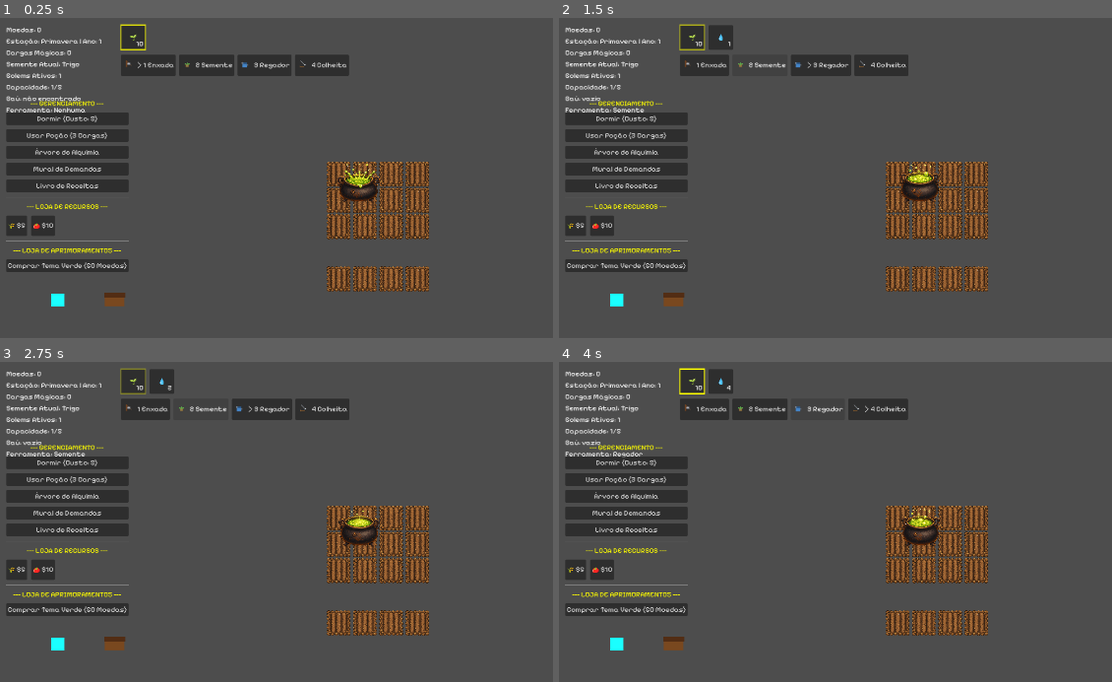
Above: before the commit, frames 1-4 (two rows, left to right).
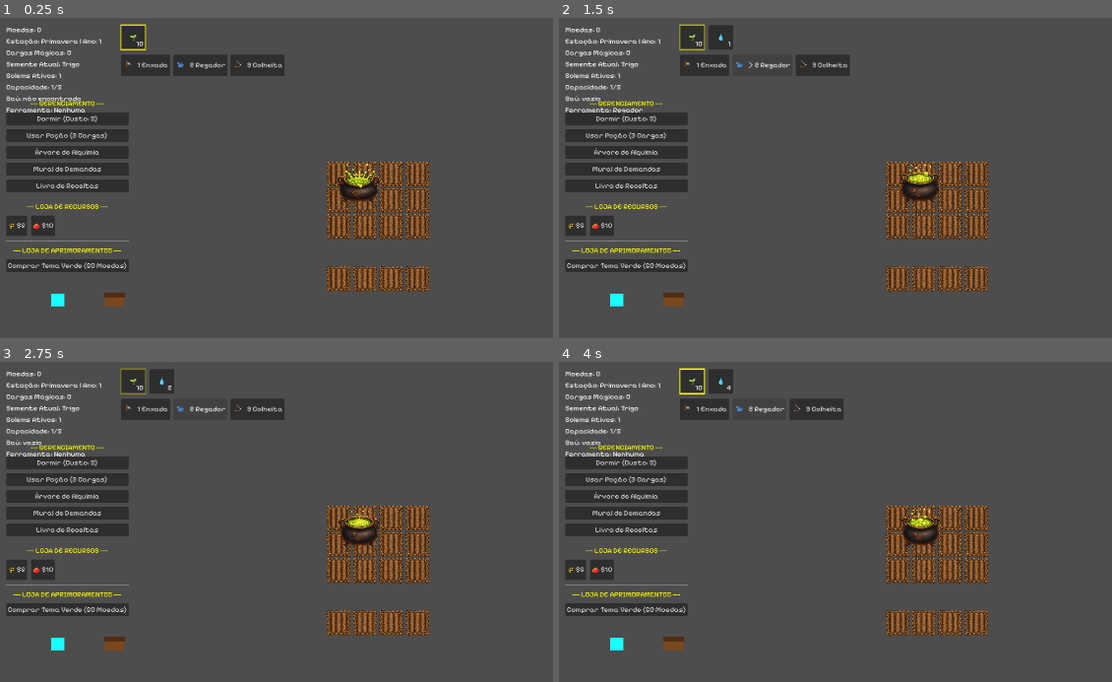
Above: after the commit, the same moments.

Repository: LeandroSatsuki/Cauldron-Crops
Game: Godot game, scene res://Scenes/Main.tscn
Same seed, same stepped clock (60 frames per second), same inputs: the game is played once before the commit and once after it.
Inputs (mouse positions are in pixels of both pictures, inside the frame that each line leads up to):
- Up to frame 1 (0.25 s): no input
- Up to frame 2 (1.5 s): click "> 1 Enxada" (after the commit: "1 Enxada") at 0.5 s; click (763, 66) at 1.25 s, where only the run before the commit has a clickable "> 2 Semente"
- Up to frame 3 (2.75 s): click (199, 410) at 2 s, where only the run before the commit has a clickable "2 Semente"
- Up to frame 4 (4 s): click "> 3 Regador" (after the commit: "2 Regador") at 2.75 s; click "3 Regador" (after the commit: "> 2 Regador") at 3.5 s

The runs differ from the first frame. In frame 1, 1.0% of the frame differs, in the area x 24-64%, y 11-19%; in frame 2, 0.8%; in frame 3, 0.9%; in frame 4, 0.9%.

Commit message:
ui: ajusta toolbar de ferramentas

Diff:
--- a/Scenes/UI.tscn
+++ b/Scenes/UI.tscn
@@ -4,9 +4,8 @@
 [ext_resource type="PackedScene" path="res://Scenes/SellMenu.tscn" id="2_sellscene"]
 [ext_resource type="Theme" path="res://Themes/pixel_ui_theme.tres" id="3_pixeltheme"]
 [ext_resource type="Texture2D" path="res://Assets/Tools/tool_hoe.png" id="4_toolhoe"]
-[ext_resource type="Texture2D" path="res://Assets/Tools/tool_seed.png" id="5_toolseed"]
-[ext_resource type="Texture2D" path="res://Assets/Tools/tool_watering_can.png" id="6_toolwateringcan"]
-[ext_resource type="Texture2D" path="res://Assets/Tools/tool_harvest.png" id="7_toolharvest"]
+[ext_resource type="Texture2D" path="res://Assets/Tools/tool_watering_can.png" id="5_toolwateringcan"]
+[ext_resource type="Texture2D" path="res://Assets/Tools/tool_harvest.png" id="6_toolharvest"]
 
 [node name="UI" type="CanvasLayer" unique_id=570246364]
 script = ExtResource("1_uigd")
@@ -65,23 +64,17 @@
 tooltip_text = "Enxada"
 text = "1 Enxada"
 
-[node name="BtnToolSeed" type="Button" parent="ToolBarPanel" unique_id=1730000003]
-layout_mode = 2
-icon = ExtResource("5_toolseed")
-tooltip_text = "Semente"
-text = "2 Semente"
-
 [node name="BtnToolWateringCan" type="Button" parent="ToolBarPanel" unique_id=1730000004]
 layout_mode = 2
-icon = ExtResource("6_toolwateringcan")
+icon = ExtResource("5_toolwateringcan")
 tooltip_text = "Regador"
-text = "3 Regador"
+text = "2 Regador"
 
 [node name="BtnToolHarvest" type="Button" parent="ToolBarPanel" unique_id=1730000005]
 layout_mode = 2
-icon = ExtResource("7_toolharvest")
+icon = ExtResource("6_toolharvest")
 tooltip_text = "Colheita"
-text = "4 Colheita"
+text = "3 Colheita"
 
 [node name="LeftPanel" type="VBoxContainer" parent="." unique_id=1703485619]
 offset_left = 20.0
--- a/Scripts/ToolManager.gd
+++ b/Scripts/ToolManager.gd
@@ -12,6 +12,7 @@
 
 func select_tool(tool: ToolType) -> void:
 	if active_tool == tool:
+		clear_tool()
 		return
 
 	active_tool = tool
@@ -30,7 +31,11 @@
 	select_tool(ToolType.HARVEST)
 
 func clear_tool() -> void:
-	select_tool(ToolType.NONE)
+	if active_tool == ToolType.NONE:
+		return
+
+	active_tool = ToolType.NONE
+	print("ToolManager: ferramenta ativa = %s" % get_tool_name(active_tool))
 
 func get_active_tool() -> ToolType:
 	return active_tool
--- a/Scripts/UI.gd
+++ b/Scripts/UI.gd
@@ -18,7 +18,6 @@
 @onready var comprar_cosmetico_button: Button = $LeftPanel/ComprarCosmeticoButton
 @onready var tool_bar_panel: HBoxContainer = $ToolBarPanel
 @onready var tool_hoe_button: Button = $ToolBarPanel/BtnToolHoe
-@onready var tool_seed_button: Button = $ToolBarPanel/BtnToolSeed
 @onready var tool_watering_can_button: Button = $ToolBarPanel/BtnToolWateringCan
 @onready var tool_harvest_button: Button = $ToolBarPanel/BtnToolHarvest
 @onready var comprar_trigo_button: Button = $LeftPanel/GridSementes/ComprarTrigoButton
@@ -80,9 +79,6 @@
 	if tool_hoe_button:
 		if not tool_hoe_button.pressed.is_connected(_on_tool_hoe_button_pressed):
 			tool_hoe_button.pressed.connect(_on_tool_hoe_button_pressed)
-	if tool_seed_button:
-		if not tool_seed_button.pressed.is_connected(_on_tool_seed_button_pressed):
-			tool_seed_button.pressed.connect(_on_tool_seed_button_pressed)
 	if tool_watering_can_button:
 		if not tool_watering_can_button.pressed.is_connected(_on_tool_watering_can_button_pressed):
 			tool_watering_can_button.pressed.connect(_on_tool_watering_can_button_pressed)
@@ -199,12 +195,9 @@
 		_selecionar_enxada()
 		get_viewport().set_input_as_handled()
 	elif event is InputEventKey and event.pressed and not event.echo and event.keycode == KEY_2:
-		_selecionar_semente()
+		_selecionar_regador()
 		get_viewport().set_input_as_handled()
 	elif event is InputEventKey and event.pressed and not event.echo and event.keycode == KEY_3:
-		_selecionar_regador()
-		get_viewport().set_input_as_handled()
-	elif event is InputEventKey and event.pressed and not event.echo and event.keycode == KEY_4:
 		_selecionar_colheita()
 		get_viewport().set_input_as_handled()
 
@@ -291,10 +284,9 @@
 	if tool_bar_panel:
 		tool_bar_panel.mouse_filter = Control.MOUSE_FILTER_IGNORE
 
-	_atualizar_texto_botao_ferramenta(tool_hoe_button, "1 Enxada", _is_tool_active(0))
-	_atualizar_texto_botao_ferramenta(tool_seed_button, "2 Semente", _is_tool_active(1))
-	_atualizar_texto_botao_ferramenta(tool_watering_can_button, "3 Regador", _is_tool_active(2))
-	_atualizar_texto_botao_ferramenta(tool_harvest_button, "4 Colheita", _is_tool_active(3))
+	_atualizar_texto_botao_ferramenta(tool_hoe_button, "1 Enxada", _is_tool_active(1))
+	_atualizar_texto_botao_ferramenta(tool_watering_can_button, "2 Regador", _is_tool_active(3))
+	_atualizar_texto_botao_ferramenta(tool_harvest_button, "3 Colheita", _is_tool_active(4))
 
 func _atualizar_texto_botao_ferramenta(button: Button, texto_base: String, ativa: bool) -> void:
 	if button == null:
@@ -625,15 +617,6 @@
 	atualizar_toolbar_ferramentas()
 	atualizar_status_jogo()
 
-func _selecionar_semente() -> void:
-	var tool_manager: Node = _obter_tool_manager()
-	if tool_manager != null and tool_manager.has_method("select_seed"):
-		tool_manager.call("select_seed")
-	else:
-		push_warning("UI: ToolManager nao encontrado.")
-	atualizar_toolbar_ferramentas()
-	atualizar_status_jogo()
-
 func _selecionar_regador() -> void:
 	var tool_manager: Node = _obter_tool_manager()
 	if tool_manager != null and tool_manager.has_method("select_watering_can"):
@@ -651,9 +634,6 @@
 		push_warning("UI: ToolManager nao encontrado.")
 	atualizar_toolbar_ferramentas()
 	atualizar_status_jogo()
-
-func _on_tool_seed_button_pressed() -> void:
-	_selecionar_semente()
 
 func _on_tool_watering_can_button_pressed() -> void:
 	_selecionar_regador()
Not shown, changed: docs/CHANGELOG.md
Not shown, changed: docs/DECISIONS.md
Not shown, changed: docs/FARM_GRID_CHECKPOINT.md
Not shown, changed: docs/FARM_SYSTEM_V2.md
Not shown, changed: docs/ROADMAP.md
